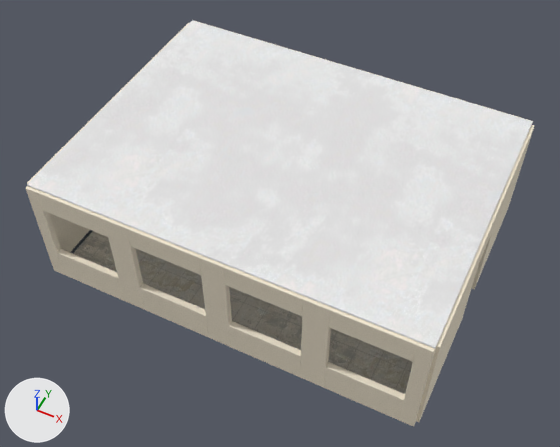
The Blender file assets/blender/classroom/cl-floor-walls.blend: old version first, new version second.
Rendered twice from a 50 mm camera at (5.81, -12.14, 15.55) aimed at (0.01, -0.54, 1.06). Every picture has the same lights, and +X, +Y and +Z are marked at lower left. The first picture is the older version.

The first picture shows 'cl-floor-walls_ceiling', 'cl-floor-walls_floor', 'cl-floor-walls_wall_east_lintel', 'cl-floor-walls_wall_east_north', 'cl-floor-walls_wall_east_south', 'cl-floor-walls_wall_n_lintel1', 'cl-floor-walls_wall_n_lintel2', 'cl-floor-walls_wall_n_lintel3', 'cl-floor-walls_wall_n_lintel4', 'cl-floor-walls_wall_s_lintel1', 'cl-floor-walls_wall_s_lintel2', 'cl-floor-walls_wall_s_lintel3', 'cl-floor-walls_wall_s_lintel4', 'cl-floor-walls_wall_s_pier1', 'cl-floor-walls_wall_s_pier2', 'cl-floor-walls_wall_s_pier3', 'cl-floor-walls_wall_s_pier4', 'cl-floor-walls_wall_s_pier5', 'cl-floor-walls_wall_s_sill1', 'cl-floor-walls_wall_s_sill2', 'cl-floor-walls_wall_s_sill3', 'cl-floor-walls_wall_s_sill4', 'cl-floor-walls_wall_west' and 3 more.
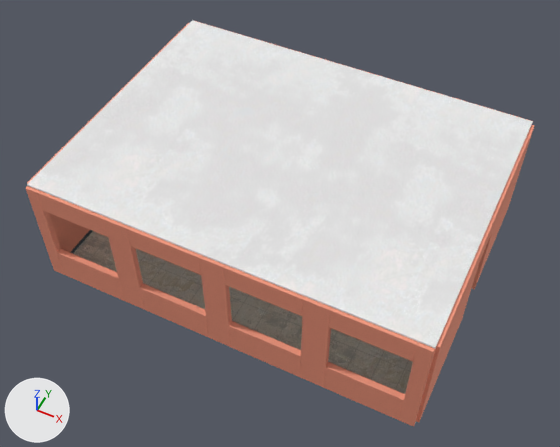
Commit message: R2-T17: classroom desks swap to 3DAssets + wall warm compensation

Pixel boxes (x1, y1, x2, y2) of what changed, in the pictures (560 x 447 px):
'cl-floor-walls_wall_s_pier4', recoloured (grey to brown)
    both: (300, 297, 332, 388)
'cl-floor-walls_wall_s_sill4', recoloured (grey to brown)
    both: (324, 362, 405, 420)
'cl-floor-walls_wall_s_pier3', recoloured (grey to brown)
    both: (199, 255, 232, 347)
'cl-floor-walls_wall_s_sill3', recoloured (grey to brown)
    both: (229, 321, 301, 377)
'cl-floor-walls_wall_s_lintel4', recoloured (grey to brown)
    both: (329, 308, 418, 362)
'cl-floor-walls_wall_s_pier2', recoloured (grey to brown)
    both: (104, 217, 145, 310)
'cl-floor-walls_wall_east_south', recoloured
    both: (416, 237, 487, 422)
'cl-floor-walls_wall_s_sill2', recoloured (grey to brown)
    both: (140, 283, 209, 338)
'cl-floor-walls_wall_s_lintel3', recoloured (grey to brown)
    both: (224, 265, 305, 316)
'cl-floor-walls_wall_s_sill1', recoloured (grey to brown)
    both: (57, 249, 124, 301)
'cl-floor-walls_wall_s_pier5', recoloured (grey to brown)
    both: (399, 342, 436, 427)
'cl-floor-walls_wall_s_lintel2', recoloured (grey to brown)
    both: (127, 226, 201, 275)
'cl-floor-walls_wall_s_lintel1', recoloured (grey to brown)
    both: (38, 191, 108, 237)
'cl-floor-walls_wall_east_north', recoloured
    both: (472, 125, 534, 289)
'cl-floor-walls_wall_s_pier1', recoloured (grey to brown)
    both: (26, 186, 65, 275)
'cl-floor-walls_wall_west', recoloured
    both: (27, 23, 189, 252)
'cl-floor-walls_wall_east_lintel', recoloured (white to beige)
    both: (480, 206, 500, 260)

Edits to the bpy script that builds the scene:
```text
Change mat_cl_floor_walls_wall:
    add n8 = _N.new('ShaderNodeMix'); n8.name = 'Mix'
    add n8.data_type = 'RGBA'
    add n8.blend_type = 'MULTIPLY'
    add n8.inputs[0].default_value = 1.0  # 'Factor'
    add n8.inputs[7].default_value = (1.0, 0.39, 0.32, 1.0)  # 'B', pink #ffa899
    where n4 = _N.new('ShaderNodeTexImage'); n4.name = 'Image Texture'
    where n0 = _N.new('ShaderNodeBsdfPrincipled'); n0.name = 'Principled BSDF'
    remove _L.new(n4.outputs[0], n0.inputs[0])  # 'Color' to 'Base Color'
    add _L.new(n4.outputs[0], n8.inputs[6])  # 'Color' to 'A'
    add _L.new(n8.outputs[2], n0.inputs[0])  # 'Result' to 'Base Color'
```
